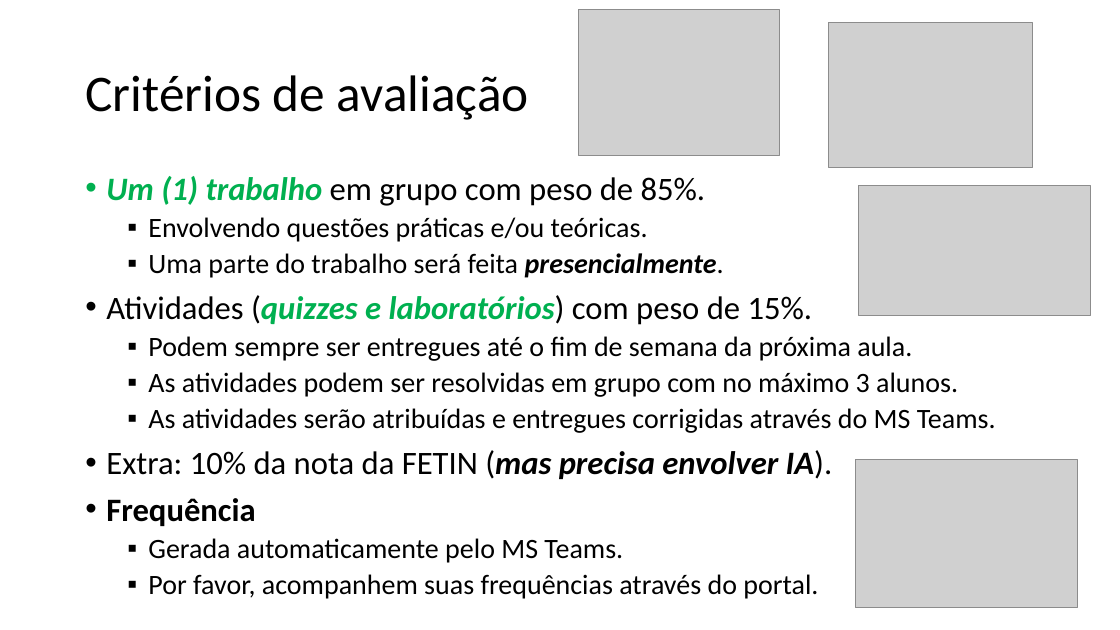
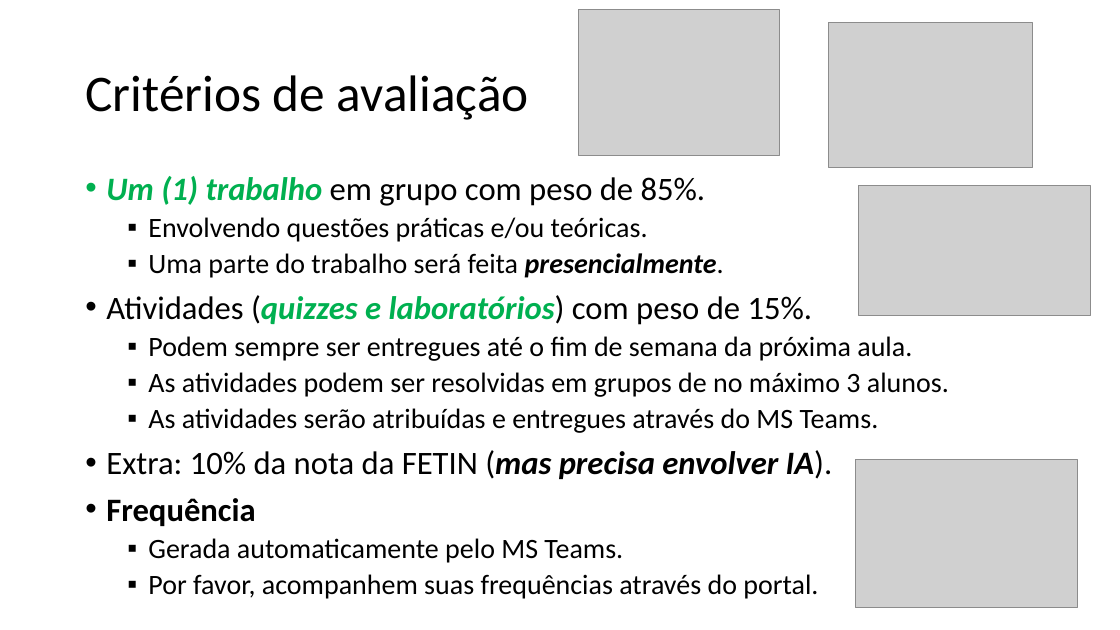
Before and after one commit to zz4fap/t319_aprendizado_de_maquina, a slide deck: slide 5 of slides/T319_Introdução.pptx. Drawn at 1120x630 pixels with LibreOffice and Linux fonts; fonts in the diff are those of the drawing; grey boxes stand for pictures. Boxes give left, top, right and bottom in pixels: in the first picture for what was removed or moved away, otherwise in the second. Text is boxed around its words. In the diff, an @@ line names an element or a change of style, - is before the commit and + after.

```diff
--- a/slides/T319_Introdução.pptx
+++ b/slides/T319_Introdução.pptx
@@ text at [148, 372, 949, 433]: text changed @@
-  ▪ As atividades podem ser resolvidas em grupo com no máximo 3 alunos.
-  ▪ As atividades serão atribuídas e entregues corrigidas através do MS Teams.
+  ▪ As atividades podem ser resolvidas em grupos de no máximo 3 alunos.
+  ▪ As atividades serão atribuídas e entregues através do MS Teams.
```
Also in this commit, not shown: 21 other slides changed, 3 slides added, 5 slides removed, 1 other file.
